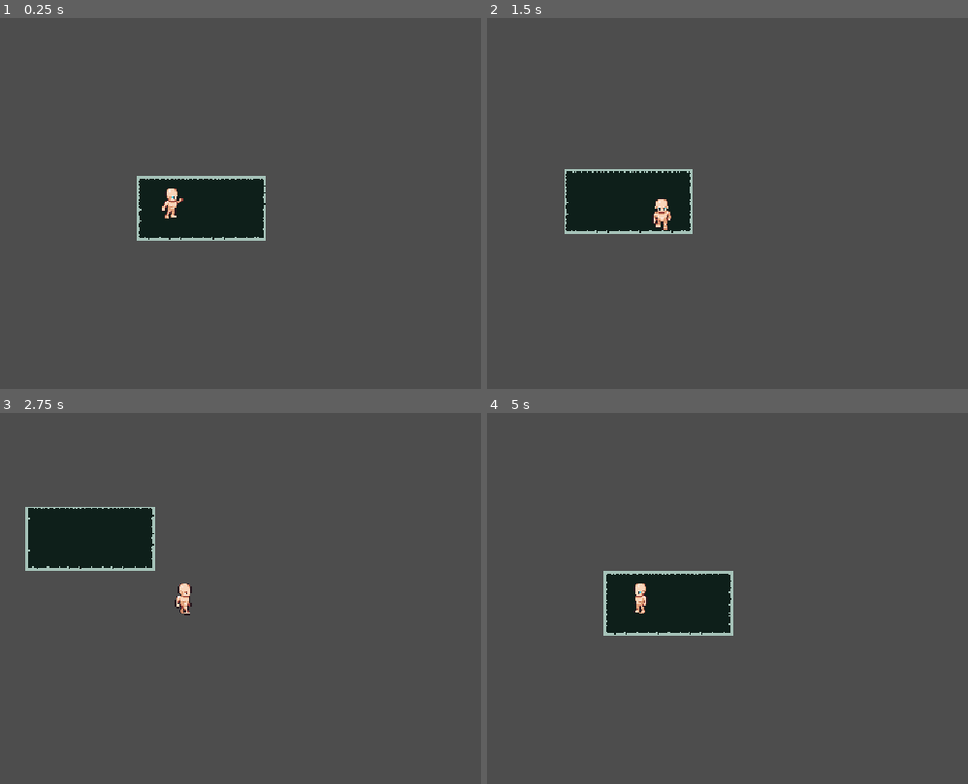
Above: before the commit, frames 1-4 (two rows, left to right).
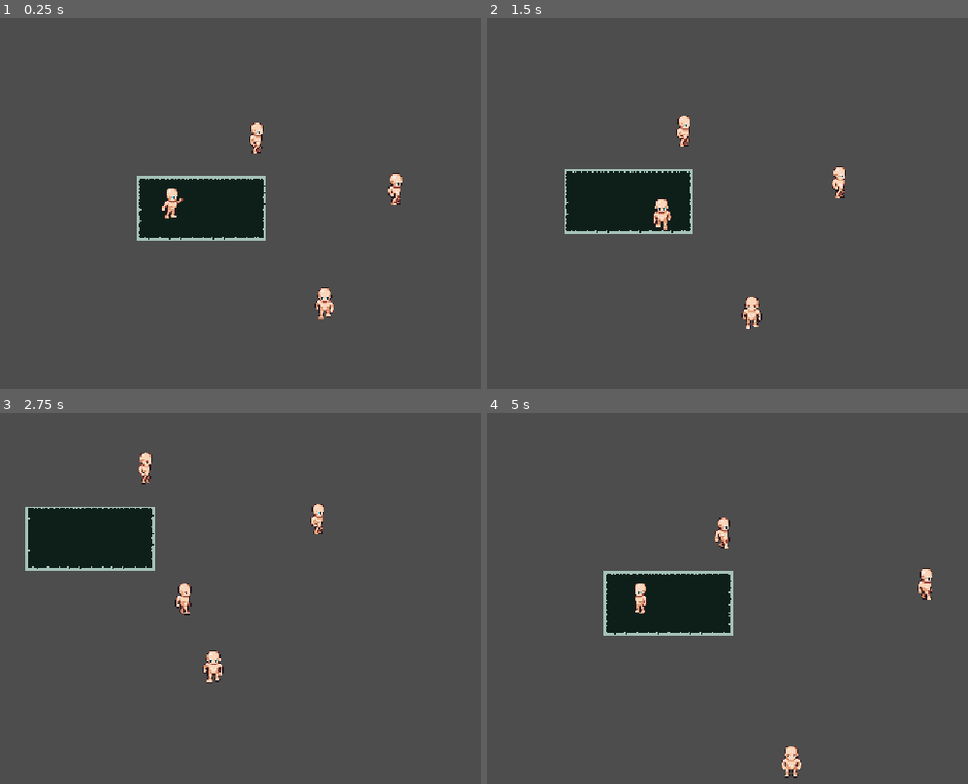
Above: after the commit, the same moments.

Repository: Soul-8691/Dream-Quest
Game: Godot game, scene res://scenes/game.tscn
Same seed, same stepped clock (60 frames per second), same inputs: the game is played once before the commit and once after it.
Inputs:
- Up to frame 1 (0.25 s): no input
- Up to frame 2 (1.5 s): hold Right (right) 0.53-1.28 s; hold Down (down) from 1.28 s (still down)
- Up to frame 3 (2.75 s): release Down (down) at 2.03 s; hold Right (right) from 2.03 s (still down)
- Up to frame 4 (5 s): release Right (right) at 2.78 s; hold Up (up) 2.78-3.53 s; hold Left (left) from 3.53 s (still down)

The runs differ from the first frame. In frame 1, 0.6% of the frame differs, in the area x 51-84%, y 28-82%; in frame 2, 0.6%; in frame 3, 0.6%; in frame 4, 0.7%, in the area x 47-93%, y 28-99%.

Commit message:
NPC movement patterns

Diff:
--- /dev/null
+++ b/dream-quest/scenes/enemy.tscn
@@ -0,0 +1,271 @@
+[gd_scene load_steps=28 format=3 uid="uid://bgfvrkrxooten"]
+
+[ext_resource type="Script" uid="uid://dhbavrhkaxn00" path="res://scripts/enemy.gd" id="1_md0e3"]
+[ext_resource type="Texture2D" uid="uid://65mm2rsttya8" path="res://assets/placeholder_overworld_sprites.png" id="2_4ra3w"]
+
+[sub_resource type="CircleShape2D" id="CircleShape2D_3v2ag"]
+radius = 15.0333
+
+[sub_resource type="Animation" id="Animation_qhqgy"]
+length = 0.001
+tracks/0/type = "value"
+tracks/0/imported = false
+tracks/0/enabled = true
+tracks/0/path = NodePath("Sprite2D:frame")
+tracks/0/interp = 1
+tracks/0/loop_wrap = true
+tracks/0/keys = {
+"times": PackedFloat32Array(0),
+"transitions": PackedFloat32Array(1),
+"update": 1,
+"values": [143]
+}
+
+[sub_resource type="Animation" id="Animation_ur7pv"]
+resource_name = "idle_down"
+length = 0.4
+loop_mode = 1
+tracks/0/type = "value"
+tracks/0/imported = false
+tracks/0/enabled = true
+tracks/0/path = NodePath("Sprite2D:frame")
+tracks/0/interp = 1
+tracks/0/loop_wrap = true
+tracks/0/keys = {
+"times": PackedFloat32Array(0, 0.0333333, 0.0666667, 0.1, 0.133333, 0.166667),
+"transitions": PackedFloat32Array(1, 1, 1, 1, 1, 1),
+"update": 1,
+"values": [182, 183, 184, 185, 186, 187]
+}
+
+[sub_resource type="Animation" id="Animation_smehm"]
+resource_name = "idle_left"
+length = 0.4
+loop_mode = 1
+tracks/0/type = "value"
+tracks/0/imported = false
+tracks/0/enabled = true
+tracks/0/path = NodePath("Sprite2D:frame")
+tracks/0/interp = 1
+tracks/0/loop_wrap = true
+tracks/0/keys = {
+"times": PackedFloat32Array(0, 0.0333333, 0.0666667, 0.1, 0.133333, 0.166667),
+"transitions": PackedFloat32Array(1, 1, 1, 1, 1, 1),
+"update": 1,
+"values": [169, 170, 171, 172, 173, 174]
+}
+
+[sub_resource type="Animation" id="Animation_fjrip"]
+resource_name = "idle_right"
+length = 0.4
+loop_mode = 1
+tracks/0/type = "value"
+tracks/0/imported = false
+tracks/0/enabled = true
+tracks/0/path = NodePath("Sprite2D:frame")
+tracks/0/interp = 1
+tracks/0/loop_wrap = true
+tracks/0/keys = {
+"times": PackedFloat32Array(0, 0.0333333, 0.0666667, 0.1, 0.133333, 0.166667),
+"transitions": PackedFloat32Array(1, 1, 1, 1, 1, 1),
+"update": 1,
+"values": [195, 196, 197, 198, 199, 200]
+}
+
+[sub_resource type="Animation" id="Animation_y4r1p"]
+resource_name = "idle_up"
+length = 0.4
+loop_mode = 1
+tracks/0/type = "value"
+tracks/0/imported = false
+tracks/0/enabled = true
+tracks/0/path = NodePath("Sprite2D:frame")
+tracks/0/interp = 1
+tracks/0/loop_wrap = true
+tracks/0/keys = {
+"times": PackedFloat32Array(0, 0.0333333, 0.0666667, 0.1, 0.133333, 0.166667),
+"transitions": PackedFloat32Array(1, 1, 1, 1, 1, 1),
+"update": 1,
+"values": [156, 157, 158, 159, 160, 161]
+}
+
+[sub_resource type="Animation" id="Animation_qlg0r"]
+resource_name = "walk_down"
+length = 0.4
+loop_mode = 1
+tracks/0/type = "value"
+tracks/0/imported = false
+tracks/0/enabled = true
+tracks/0/path = NodePath("Sprite2D:frame")
+tracks/0/interp = 1
+tracks/0/loop_wrap = true
+tracks/0/keys = {
+"times": PackedFloat32Array(0, 0.0333333, 0.0666667, 0.1, 0.133333, 0.166667, 0.2, 0.233333, 0.266667),
+"transitions": PackedFloat32Array(1, 1, 1, 1, 1, 1, 1, 1, 1),
+"update": 1,
+"values": [130, 131, 132, 133, 134, 135, 136, 137, 138]
+}
+
+[sub_resource type="Animation" id="Animation_dqkch"]
+resource_name = "walk_left"
+length = 0.4
+loop_mode = 1
+tracks/0/type = "value"
+tracks/0/imported = false
+tracks/0/enabled = true
+tracks/0/path = NodePath("Sprite2D:frame")
+tracks/0/interp = 1
+tracks/0/loop_wrap = true
+tracks/0/keys = {
+"times": PackedFloat32Array(0, 0.0333333, 0.0666667, 0.1, 0.133333, 0.166667, 0.2, 0.233333, 0.266667),
+"transitions": PackedFloat32Array(1, 1, 1, 1, 1, 1, 1, 1, 1),
+"update": 1,
+"values": [117, 118, 119, 120, 121, 122, 123, 124, 125]
+}
+
+[sub_resource type="Animation" id="Animation_g2els"]
+resource_name = "walk_right"
+length = 0.4
+loop_mode = 1
+tracks/0/type = "value"
+tracks/0/imported = false
+tracks/0/enabled = true
+tracks/0/path = NodePath("Sprite2D:frame")
+tracks/0/interp = 1
+tracks/0/loop_wrap = true
+tracks/0/keys = {
+"times": PackedFloat32Array(0, 0.0333333, 0.0666667, 0.1, 0.133333, 0.166667, 0.2, 0.233333),
+"transitions": PackedFloat32Array(1, 1, 1, 1, 1, 1, 1, 1),
+"update": 1,
+"values": [144, 145, 146, 147, 148, 149, 150, 151]
+}
+
+[sub_resource type="Animation" id="Animation_tuyoq"]
+resource_name = "walk_up"
+length = 0.4
+loop_mode = 1
+tracks/0/type = "value"
+tracks/0/imported = false
+tracks/0/enabled = true
+tracks/0/path = NodePath("Sprite2D:frame")
+tracks/0/interp = 1
+tracks/0/loop_wrap = true
+tracks/0/keys = {
+"times": PackedFloat32Array(0, 0.0333333, 0.0666667, 0.1, 0.133333, 0.166667, 0.2, 0.233333, 0.266667),
+"transitions": PackedFloat32Array(1, 1, 1, 1, 1, 1, 1, 1, 1),
+"update": 1,
+"values": [104, 105, 106, 107, 108, 109, 110, 111, 112]
+}
+
+[sub_resource type="AnimationLibrary" id="AnimationLibrary_qhqgy"]
+_data = {
+&"RESET": SubResource("Animation_qhqgy"),
+&"idle_down": SubResource("Animation_ur7pv"),
+&"idle_left": SubResource("Animation_smehm"),
+&"idle_right": SubResource("Animation_fjrip"),
+&"idle_up": SubResource("Animation_y4r1p"),
+&"walk_down": SubResource("Animation_qlg0r"),
+&"walk_left": SubResource("Animation_dqkch"),
+&"walk_right": SubResource("Animation_g2els"),
+&"walk_up": SubResource("Animation_tuyoq")
+}
+
+[sub_resource type="AnimationNodeAnimation" id="AnimationNodeAnimation_g2els"]
+animation = &"idle_down"
+
+[sub_resource type="AnimationNodeAnimation" id="AnimationNodeAnimation_qhqgy"]
+animation = &"idle_up"
+
+[sub_resource type="AnimationNodeAnimation" id="AnimationNodeAnimation_dqkch"]
+animation = &"idle_right"
+
+[sub_resource type="AnimationNodeAnimation" id="AnimationNodeAnimation_qlg0r"]
+animation = &"idle_left"
+
+[sub_resource type="AnimationNodeBlendSpace2D" id="AnimationNodeBlendSpace2D_g2els"]
+blend_point_0/node = SubResource("AnimationNodeAnimation_g2els")
+blend_point_0/pos = Vector2(0, 1.1)
+blend_point_1/node = SubResource("AnimationNodeAnimation_qhqgy")
+blend_point_1/pos = Vector2(0, -1.1)
+blend_point_2/node = SubResource("AnimationNodeAnimation_dqkch")
+blend_point_2/pos = Vector2(1, 0)
+blend_point_3/node = SubResource("AnimationNodeAnimation_qlg0r")
+blend_point_3/pos = Vector2(-1, 0)
+min_space = Vector2(-1, -1.1)
+max_space = Vector2(1, 1.1)
+blend_mode = 1
+
+[sub_resource type="AnimationNodeAnimation" id="AnimationNodeAnimation_tuyoq"]
+animation = &"walk_down"
+
+[sub_resource type="AnimationNodeAnimation" id="AnimationNodeAnimation_fjrip"]
+animation = &"walk_up"
+
+[sub_resource type="AnimationNodeAnimation" id="AnimationNodeAnimation_smehm"]
+animation = &"walk_right"
+
+[sub_resource type="AnimationNodeAnimation" id="AnimationNodeAnimation_ur7pv"]
+animation = &"walk_left"
+
+[sub_resource type="AnimationNodeBlendSpace2D" id="AnimationNodeBlendSpace2D_y4r1p"]
+blend_point_0/node = SubResource("AnimationNodeAnimation_tuyoq")
+blend_point_0/pos = Vector2(0, 1.1)
+blend_point_1/node = SubResource("AnimationNodeAnimation_fjrip")
+blend_point_1/pos = Vector2(0, -1.1)
+blend_point_2/node = SubResource("AnimationNodeAnimation_smehm")
+blend_point_2/pos = Vector2(1, 0)
+blend_point_3/node = SubResource("AnimationNodeAnimation_ur7pv")
+blend_point_3/pos = Vector2(-1, 0)
+min_space = Vector2(-1, -1.1)
+max_space = Vector2(1, 1.1)
+blend_mode = 1
+
+[sub_resource type="AnimationNodeStateMachineTransition" id="AnimationNodeStateMachineTransition_tuyoq"]
+advance_mode = 2
+
+[sub_resource type="AnimationNodeStateMachineTransition" id="AnimationNodeStateMachineTransition_d2wvv"]
+advance_mode = 2
+advance_condition = &"is_moving"
+
+[sub_resource type="AnimationNodeStateMachineTransition" id="AnimationNodeStateMachineTransition_3v2ag"]
+advance_mode = 2
+advance_condition = &"idle"
+
+[sub_resource type="AnimationNodeStateMachine" id="AnimationNodeStateMachine_fjrip"]
+states/Idle/node = SubResource("AnimationNodeBlendSpace2D_g2els")
+states/Idle/position = Vector2(365.333, 132.667)
+states/Walk/node = SubResource("AnimationNodeBlendSpace2D_y4r1p")
+states/Walk/position = Vector2(538.667, 178)
+transitions = ["Start", "Idle", SubResource("AnimationNodeStateMachineTransition_tuyoq"), "Idle", "Walk", SubResource("AnimationNodeStateMachineTransition_d2wvv"), "Walk", "Idle", SubResource("AnimationNodeStateMachineTransition_3v2ag")]
+graph_offset = Vector2(0, 75.9617)
+
+[node name="Enemy" type="CharacterBody2D"]
+script = ExtResource("1_md0e3")
+
+[node name="Sprite2D" type="Sprite2D" parent="."]
+position = Vector2(0, -32)
+texture = ExtResource("2_4ra3w")
+hframes = 13
+vframes = 21
+frame = 143
+
+[node name="CollisionShape2D" type="CollisionShape2D" parent="."]
+position = Vector2(0, -17)
+shape = SubResource("CircleShape2D_3v2ag")
+
+[node name="AnimationPlayer" type="AnimationPlayer" parent="."]
+libraries = {
+&"": SubResource("AnimationLibrary_qhqgy")
+}
+
+[node name="AnimationTree" type="AnimationTree" parent="."]
+tree_root = SubResource("AnimationNodeStateMachine_fjrip")
+anim_player = NodePath("../AnimationPlayer")
+parameters/conditions/idle = false
+parameters/conditions/is_moving = false
+parameters/Idle/blend_position = Vector2(0, 0)
+parameters/Walk/blend_position = Vector2(0, 0)
+
+[node name="Timer" type="Timer" parent="."]
+
+[connection signal="timeout" from="Timer" to="." method="_on_timer_timeout"]
--- a/dream-quest/scenes/game.tscn
+++ b/dream-quest/scenes/game.tscn
@@ -1,7 +1,8 @@
-[gd_scene load_steps=5 format=3 uid="uid://cy21ckxdrnox4"]
+[gd_scene load_steps=6 format=3 uid="uid://cy21ckxdrnox4"]
 
 [ext_resource type="PackedScene" uid="uid://cjp7s0r0a273h" path="res://scenes/player.tscn" id="1_uwrxv"]
 [ext_resource type="Texture2D" uid="uid://dtd8kivsg3hrj" path="res://assets/mountain_tiles.png" id="2_yqjtg"]
+[ext_resource type="PackedScene" uid="uid://bgfvrkrxooten" path="res://scenes/enemy.tscn" id="3_lnu2h"]
 
 [sub_resource type="TileSetAtlasSource" id="TileSetAtlasSource_lnu2h"]
 texture = ExtResource("2_yqjtg")
@@ -91,3 +92,12 @@
 [node name="Camera2D" type="Camera2D" parent="Player"]
 position = Vector2(0, -18)
 position_smoothing_enabled = true
+
+[node name="Enemy" parent="." instance=ExtResource("3_lnu2h")]
+position = Vector2(131, -79)
+
+[node name="Enemy2" parent="." instance=ExtResource("3_lnu2h")]
+position = Vector2(231, 161)
+
+[node name="Enemy3" parent="." instance=ExtResource("3_lnu2h")]
+position = Vector2(332, -3)
--- /dev/null
+++ b/dream-quest/scripts/enemy.gd
@@ -0,0 +1,48 @@
+extends CharacterBody2D
+
+enum ENEMY_STATE { IDLE, WALK }
+
+@export var move_speed : float = 20
+@export var idle_time : float = 5
+@export var walk_time : float = 2
+
+@onready var animation_tree : AnimationTree = $AnimationTree
+@onready var sprite : Sprite2D = $Sprite2D
+@onready var timer : Timer = $Timer
+
+var move_direction : Vector2 = Vector2.ZERO
+var current_state : ENEMY_STATE = ENEMY_STATE.IDLE
+
+func _ready():
+	pick_new_state()
+
+func _physics_process(_delta):
+	if (current_state == ENEMY_STATE.WALK):
+		velocity = move_direction * move_speed
+		move_and_slide()
+
+func select_new_direction():
+	move_direction = Vector2(
+		randi_range(-1, 1),
+		randi_range(-1, 1)
+	)
+	if (move_direction != Vector2.ZERO):
+		animation_tree["parameters/Idle/blend_position"] = move_direction
+		animation_tree["parameters/Walk/blend_position"] = move_direction
+
+func pick_new_state():
+	if (current_state == ENEMY_STATE.IDLE):
+		animation_tree["parameters/conditions/idle"] = false
+		animation_tree["parameters/conditions/is_moving"] = true
+		current_state = ENEMY_STATE.WALK
+		select_new_direction()
+		timer.start(idle_time)
+	elif (current_state == ENEMY_STATE.WALK):
+		animation_tree["parameters/conditions/idle"] = true
+		animation_tree["parameters/conditions/is_moving"] = false
+		current_state = ENEMY_STATE.IDLE
+		timer.start(walk_time)
+
+
+func _on_timer_timeout() -> void:
+	pick_new_state()
Not shown, added: dream-quest/scripts/enemy.gd.uid
